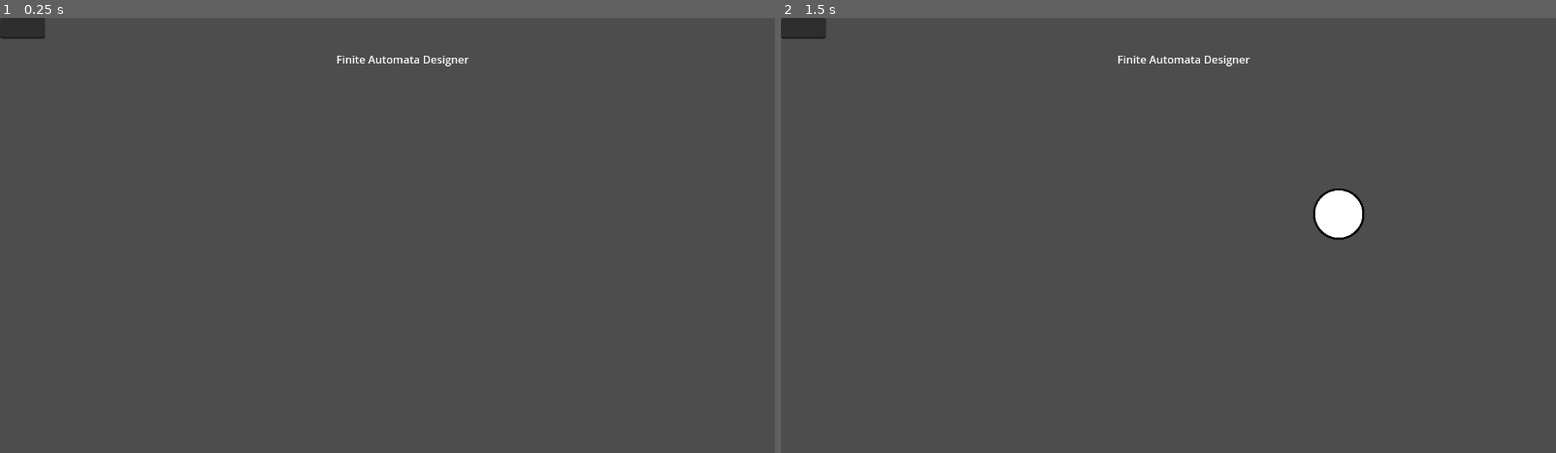
Above: before the commit, frames 1-2 (left to right).
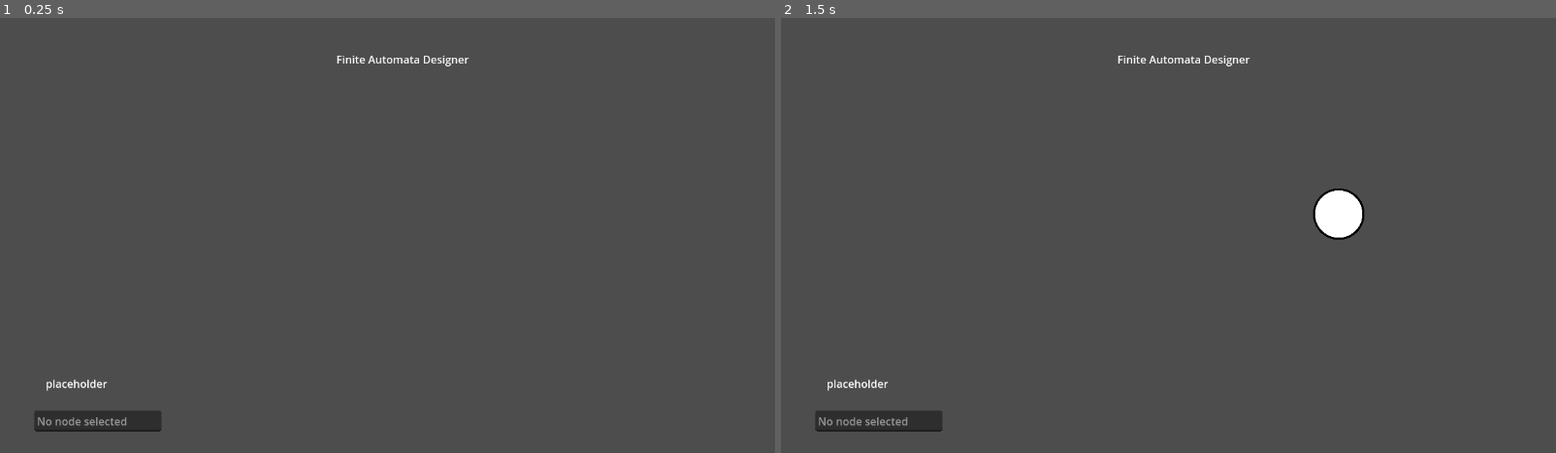
Above: after the commit, the same moments.

Repository: ParthP22/FiniteAutomataDesigner
Game: Godot game, scene res://main.tscn
Two runs of this game, one before a commit and one after it. Both use one fixed random seed, a clock stepped at 60 frames per second and the inputs below.
Inputs (mouse positions are in pixels of both pictures, inside the frame that each line leads up to):
- Up to frame 1 (0.25 s): no input
- Up to frame 2 (1.5 s): tap Enter at 0.5 s; move the mouse to (1339, 213) at 0.52 s; click (1339, 213) at 0.67 s; tap Space at 1.25 s; move the mouse to (1013, 257) at 1.27 s; click (1013, 257) at 1.42 s

The runs differ from the first frame. In frame 1, 1.1% of the frame differs, in the area x 0-21%, y 0-96%; in frame 2, 1.1%.

Commit message:
nodes can update parent that they are selected

Diff:
--- a/finite-automata-designer/click_handler.gd
+++ b/finite-automata-designer/click_handler.gd
@@ -1,29 +1,11 @@
 extends Area2D
 var _fa_scene = preload("res://fa_node.tscn") # Load once for efficiency
-var _current_selected_node = null
 var _spawned_and_unlabeled = false
 
 # Called when the node enters the scene tree for the first time.
 func _ready():
 	pass # Replace with function body.
 
-func _input(event):
-	if event is InputEventMouseButton and event.button_index == MOUSE_BUTTON_LEFT and event.pressed:
-		spawn_fa_node(get_global_mouse_position())
-
-func spawn_fa_node(mousePos: Vector2):
-	if !_spawned_and_unlabeled:
-		print("Node clicked! Spawning FA!")
-		# instantiate the fa_node scene
-		var fa_instance = _fa_scene.instantiate()
-		# set position to mouse
-		fa_instance.position = mousePos
-		#actually spawn the node
-		get_parent().add_child(fa_instance)
-		_spawned_and_unlabeled = true
-	else:
-		print("current spawned fa missing label")
-
 # Called every frame. 'delta' is the elapsed time since the previous frame.
 func _process(delta):
 	pass
--- /dev/null
+++ b/finite-automata-designer/fa_node.gd
@@ -0,0 +1,18 @@
+extends AnimatableBody2D
+
+
+# Called when the node enters the scene tree for the first time.
+func _ready():
+	pass # Replace with function body.
+
+func _input(event):
+	if event is InputEventMouseButton and event.button_index == MOUSE_BUTTON_LEFT and event.pressed:
+		print("clicked me an FA node!!!! :D")
+		var parent = get_parent()
+		if parent.name == "Main":
+			parent._curr_select_node = self
+			parent.print_curr_selection()
+
+# Called every frame. 'delta' is the elapsed time since the previous frame.
+func _process(delta):
+	pass
--- a/finite-automata-designer/fa_node.tscn
+++ b/finite-automata-designer/fa_node.tscn
@@ -1,11 +1,17 @@
-[gd_scene load_steps=3 format=3 uid="uid://dh4511i1vxieb"]
+[gd_scene load_steps=5 format=3 uid="uid://dh4511i1vxieb"]
 
 [ext_resource type="Texture2D" uid="uid://bqegqmqoqoyds" path="res://circle_FA.png" id="1_suc73"]
+[ext_resource type="Script" path="res://fa_node.gd" id="1_u6o81"]
 
 [sub_resource type="CircleShape2D" id="CircleShape2D_xmt85"]
 radius = 38.0
 
+[sub_resource type="LabelSettings" id="LabelSettings_lhvaf"]
+font_size = 32
+font_color = Color(0, 0, 0, 1)
+
 [node name="FA_Node" type="AnimatableBody2D"]
+script = ExtResource("1_u6o81")
 
 [node name="CircleFa" type="Sprite2D" parent="."]
 position = Vector2(-1.90735e-06, 1.90735e-06)
@@ -15,3 +21,18 @@
 [node name="CollisionShape2D" type="CollisionShape2D" parent="."]
 shape = SubResource("CircleShape2D_xmt85")
 one_way_collision_margin = 1.7
+
+[node name="Label" type="Label" parent="."]
+anchors_preset = 8
+anchor_left = 0.5
+anchor_top = 0.5
+anchor_right = 0.5
+anchor_bottom = 0.5
+offset_left = -19.0
+offset_top = -27.0
+offset_right = 21.0
+offset_bottom = 18.0
+grow_horizontal = 2
+grow_vertical = 2
+label_settings = SubResource("LabelSettings_lhvaf")
+horizontal_alignment = 1
--- a/finite-automata-designer/main.tscn
+++ b/finite-automata-designer/main.tscn
@@ -5,10 +5,27 @@
 
 [sub_resource type="GDScript" id="GDScript_dq8ed"]
 script/source = "extends Node2D
+var _fa_node = preload(\"res://fa_node.tscn\")
+var _existing_unlabeled_node = false
+var _curr_select_node = null
 
 # Called when the node enters the scene tree for the first time.
 func _ready():
 	pass # Replace with function body.
+
+func spawn_node(mousePos: Vector2):
+	var fa_instance_node = _fa_node.instantiate()
+	fa_instance_node.position = mousePos
+	add_child(fa_instance_node)
+
+func print_curr_selection():
+	print(_curr_select_node)
+
+func _on_area_2d_input_event(viewport, event, shape_idx):
+	if event is InputEventMouseButton and event.button_index == MOUSE_BUTTON_LEFT and event.is_pressed() and !_existing_unlabeled_node:
+		print(\"Click! Spawning FA!\")
+		spawn_node(get_global_mouse_position())
+		_existing_unlabeled_node = true
 
 # Called every frame. 'delta' is the elapsed time since the previous frame.
 func _process(delta):
@@ -39,5 +56,17 @@
 shape = SubResource("RectangleShape2D_5rr84")
 
 [node name="LineEdit" type="LineEdit" parent="."]
-offset_right = 67.0625
-offset_bottom = 31.0
+offset_left = 51.0
+offset_top = 585.0
+offset_right = 240.0
+offset_bottom = 616.0
+placeholder_text = "No node selected"
+
+[node name="Error_Label" type="Label" parent="."]
+offset_left = 68.0
+offset_top = 533.0
+offset_right = 108.0
+offset_bottom = 556.0
+text = "placeholder"
+
+[connection signal="input_event" from="Area2D" to="." method="_on_area_2d_input_event"]
